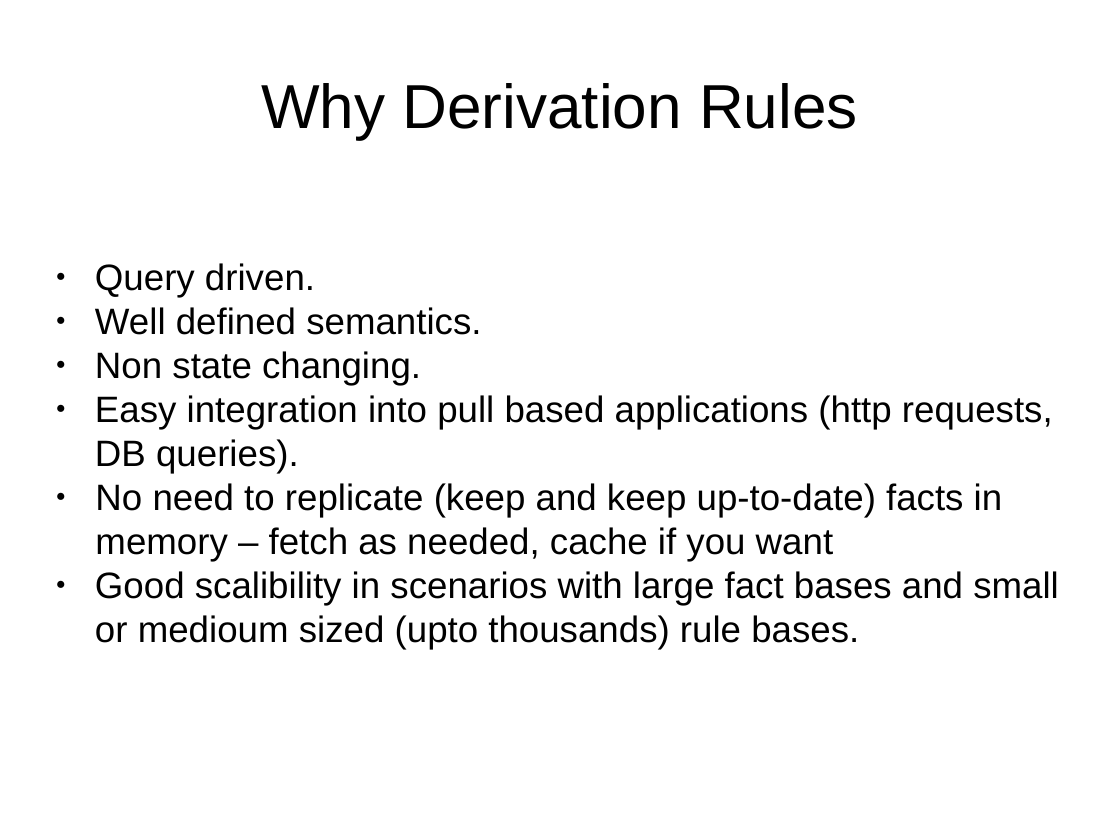
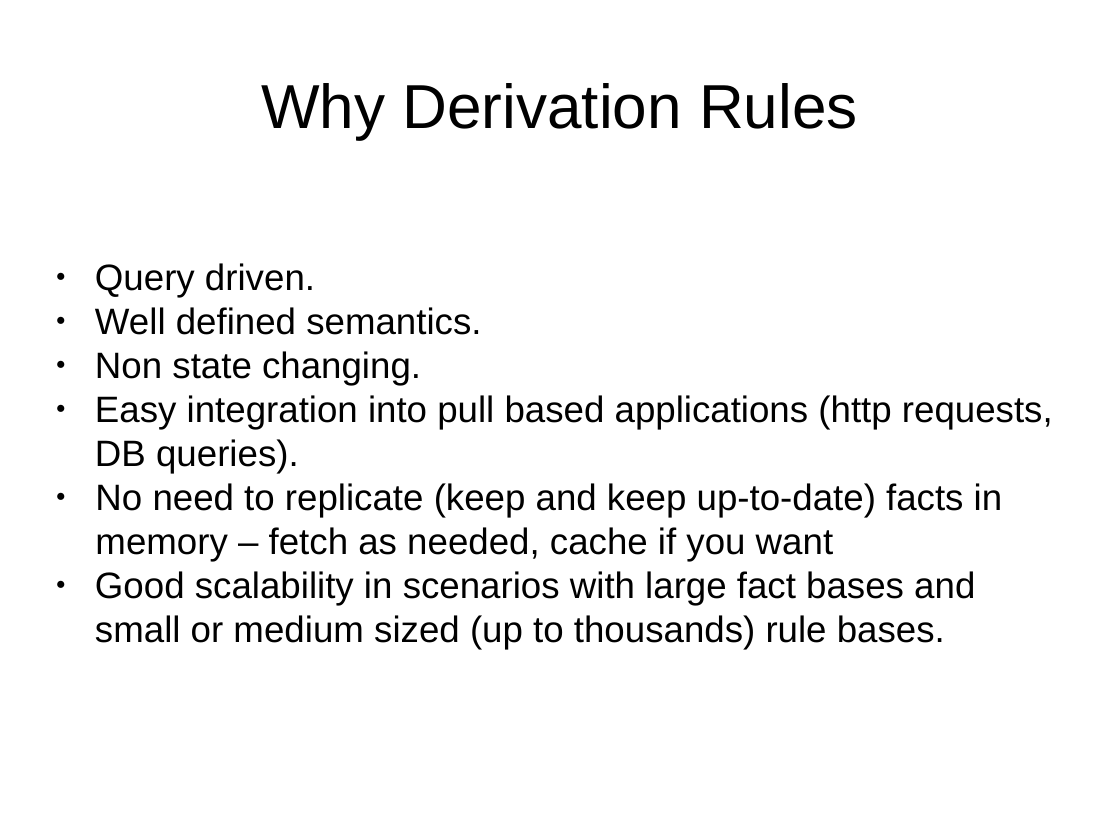
Before and after one commit to Koulio/take, a slide deck: slide 2 of RuleML2007_challenge/presentation/take.odp. Drawn at 1120x840 pixels with LibreOffice and Linux fonts; fonts in the diff are those of the drawing. Boxes give left, top, right and bottom in pixels: in the first picture for what was removed or moved away, otherwise in the second. Text is boxed around its words. In the diff, an @@ line names an element or a change of style, - is before the commit and + after.

```diff
--- a/RuleML2007_challenge/presentation/take.odp
+++ b/RuleML2007_challenge/presentation/take.odp
@@ subtitle at (95,571,975,649): text changed @@
-● Good scalibility in scenarios with large fact bases and small or medioum sized (upto thousands) rule bases.
+● Good scalability in scenarios with large fact bases and small or medium sized (up to thousands) rule bases.
```
Also in this commit, not shown: 5 other slides changed, 1 other file.
